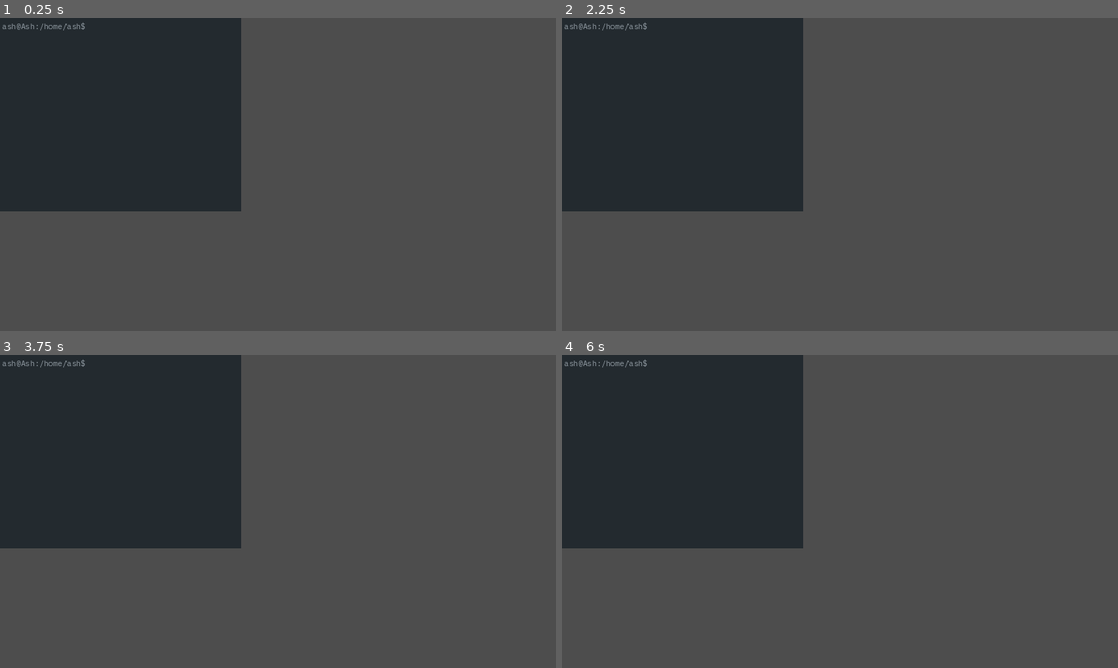
Above: before the commit, frames 1-4 (two rows, left to right).
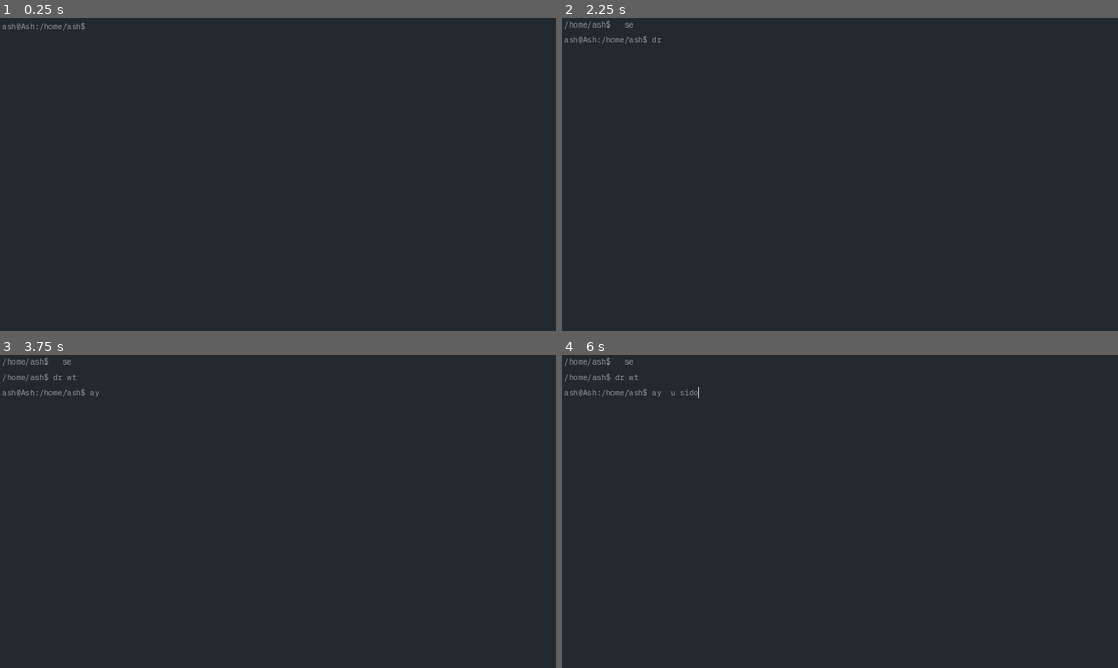
Above: after the commit, the same moments.

Repository: CrippledJevil/Command-Line-Invaders
Game: Godot game, scene res://Scenes/Terminal.tscn
The game is run twice, just before and just after one commit, with the same random seed, the same clock (stepped at 60 frames per second) and the same inputs. This scene is started directly instead of the project's main scene.
Inputs (mouse positions are in pixels of both pictures, inside the frame that each line leads up to):
- Up to frame 1 (0.25 s): no input
- Up to frame 2 (2.25 s): tap Enter at 0.5, 2 s; move the mouse to (962, 158) at 0.52 s; hold D 0.53-1.28 s; tap Q at 0.6 s; click (962, 158) at 0.67 s; tap Space at 0.77, 1.25, 1.52 s; move the mouse to (728, 190) at 1.27 s; hold S 1.28-2.03 s; tap E at 1.35 s; move the mouse to (895, 105) at 2.02 s; hold D from 2.03 s (still down); tap R at 2.1 s
- Up to frame 3 (3.75 s): tap Space at 2.75, 3.02 s; move the mouse to (250, 574) at 2.77 s; release D at 2.78 s; hold W 2.78-3.53 s; tap T at 2.85 s; click (250, 574) at 2.92 s; tap Enter at 3.5 s; move the mouse to (444, 558) at 3.52 s; hold A from 3.53 s (still down); tap Y at 3.6 s
- Up to frame 4 (6 s): tap Space at 3.77, 4.25, 4.52 s; move the mouse to (673, 464) at 4.27 s; tap U at 4.35 s; move the mouse to (867, 511) at 5.02 s; release A at 5.03 s; hold S 5.03-5.78 s; tap I at 5.1 s; click (867, 511) at 5.17 s; move the mouse to (756, 433) at 5.77 s; hold D from 5.78 s (still down); tap O at 5.85 s

The runs differ from the first frame. In frame 1, 73% of the frame differs, in the area x 0-100%, y 0-100%; in frame 2, 73%; in frame 3, 74%; in frame 4, 74%.

Commit message:
...

Diff:
--- a/Scenes/HistoryLine.tscn
+++ b/Scenes/HistoryLine.tscn
@@ -14,3 +14,4 @@
 theme_override_fonts/normal_font = ExtResource("1_u6ijj")
 theme_override_font_sizes/normal_font_size = 16
 theme_override_styles/normal = SubResource("StyleBoxFlat_j2o1i")
+fit_content = true
--- a/Scenes/Terminal.tscn
+++ b/Scenes/Terminal.tscn
@@ -4,8 +4,9 @@
 [ext_resource type="FontFile" uid="uid://cvrndc02vrvtk" path="res://Assets/Font/IBM_Plex_Mono/IBMPlexMono-Regular.ttf" id="1_70osm"]
 [ext_resource type="Script" path="res://Scripts/Shell.gd" id="1_uwynh"]
 
-[node name="Shell" type="Container"]
+[node name="Shell" type="Control"]
 custom_minimum_size = Vector2(400, 300)
+layout_mode = 3
 anchors_preset = 15
 anchor_right = 1.0
 anchor_bottom = 1.0
@@ -14,12 +15,22 @@
 script = ExtResource("1_uwynh")
 
 [node name="ColorRect" type="ColorRect" parent="."]
-layout_mode = 2
+layout_mode = 1
+anchors_preset = 15
+anchor_right = 1.0
+anchor_bottom = 1.0
+grow_horizontal = 2
+grow_vertical = 2
 color = Color(0.137255, 0.164706, 0.184314, 1)
 
 [node name="VBoxContainer" type="VBoxContainer" parent="."]
 custom_minimum_size = Vector2(500, 400)
-layout_mode = 2
+layout_mode = 1
+anchors_preset = 15
+anchor_right = 1.0
+anchor_bottom = 1.0
+grow_horizontal = 2
+grow_vertical = 2
 theme_override_constants/separation = 0
 
 [node name="HistoryWrapper" type="VBoxContainer" parent="VBoxContainer"]
Not shown, added: Exports/Web/Command-line-invaders.apple-touch-icon.png.import
Not shown, added: Exports/Web/Command-line-invaders.icon.png.import
Not shown, added: Exports/Web/Command-line-invaders.png.import
Not shown, changed: export_presets.cfg
Not shown, added: Exports/Linux/Command-line-invaders.pck
Not shown, added: Exports/Linux/Command-line-invaders.x86_64
Not shown, added: Exports/Web/Command-line-invaders.apple-touch-icon.png
Not shown, added: Exports/Web/Command-line-invaders.audio.worklet.js
Not shown, added: Exports/Web/Command-line-invaders.icon.png
Not shown, added: Exports/Web/Command-line-invaders.pck
Not shown, added: Exports/Web/Command-line-invaders.png
Not shown, added: Exports/Web/Command-line-invaders.wasm
(and 3 more such lines)
